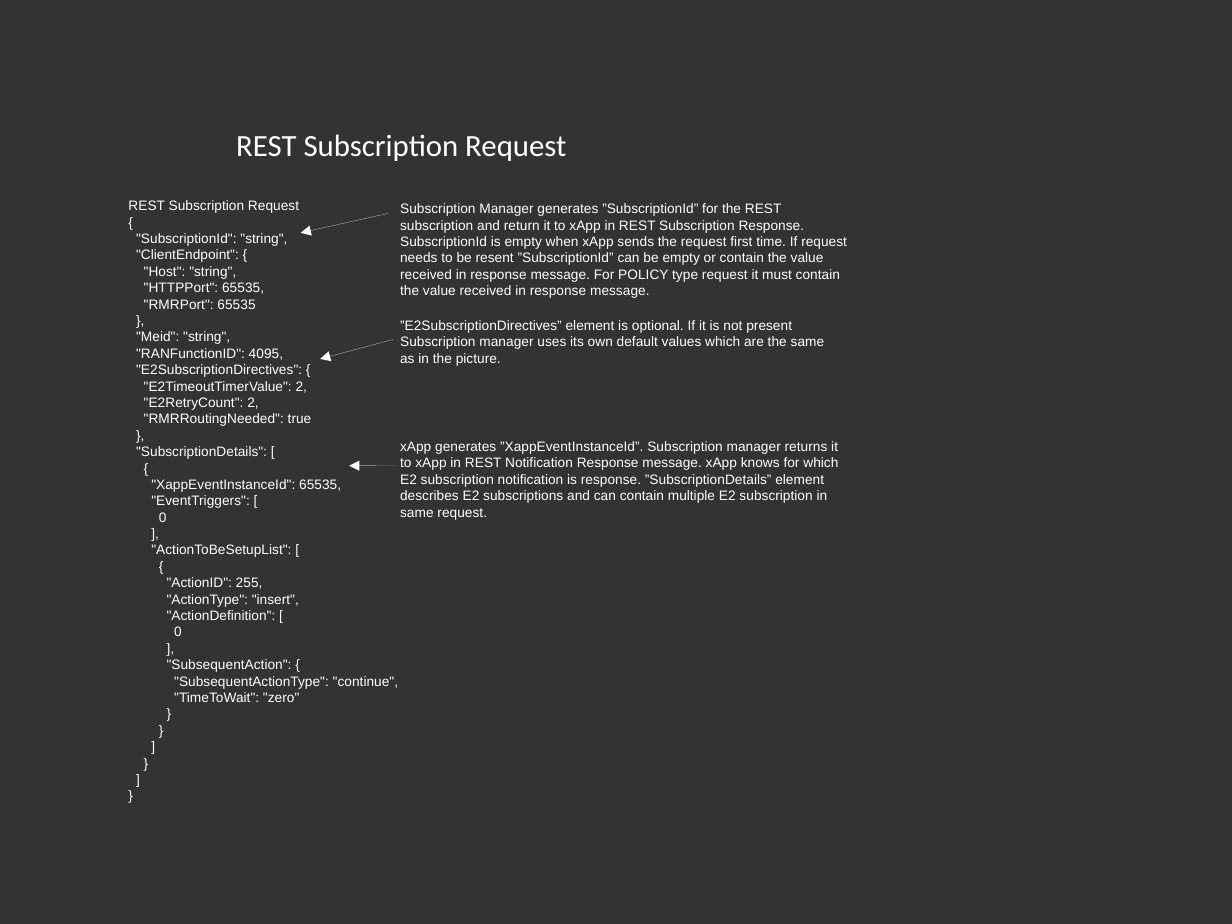
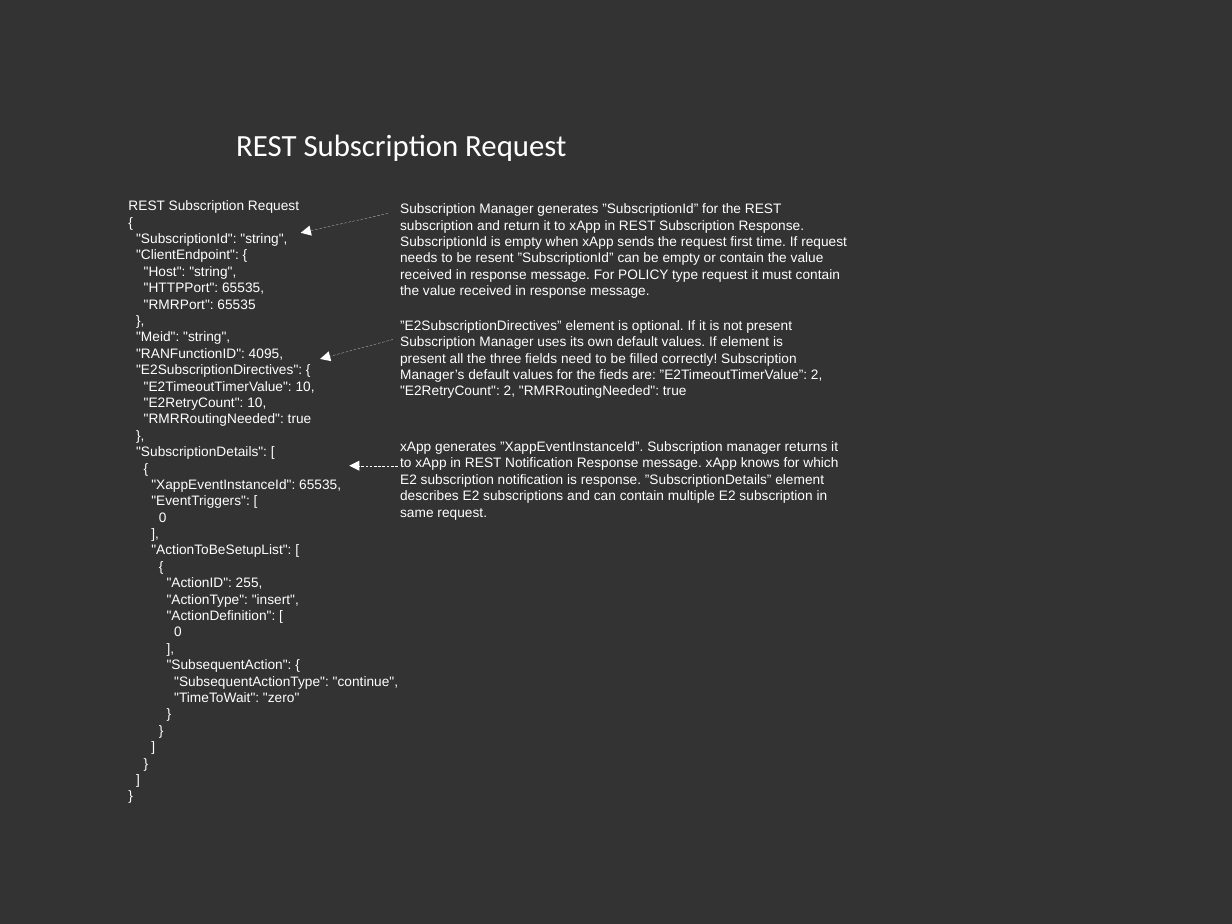
Before and after one commit to o-ran-sc/ric-plt-submgr, a slide deck: slide 11 of docs/images/source/SubManager REST pictures.odp. Drawn at 1232x924 pixels with LibreOffice and Linux fonts; fonts in the diff are those of the drawing. Boxes give left, top, right and bottom in pixels: in the first picture for what was removed or moved away, otherwise in the second. Text is boxed around its words. In the diff, an @@ line names an element or a change of style, - is before the commit and + after.

Commit message:
Subscription REST interface update  - xapp-frame update v0.8.5 -> v0.9.3  - Added REST interface chages introduced in new xapp-frame  - Document updated  - Added workarouds in dockerfile for outdated base image problem

```diff
--- a/docs/images/source/SubManager REST pictures.odp
+++ b/docs/images/source/SubManager REST pictures.odp
@@ text at bbox=[400, 320, 822, 398]: text changed @@
-”E2SubscriptionDirectives” element is optional. If it is not present Subscription manager uses its own default values which are the same as in the picture.
+”E2SubscriptionDirectives” element is optional. If it is not present Subscription Manager uses its own default values. If element is present all the three fields need to be filled correctly! Subscription Manager’s default values for the fieds are: ”E2TimeoutTimerValue”: 2, "E2RetryCount": 2, "RMRRoutingNeeded": true
@@ text at bbox=[144, 381, 315, 410]: text changed @@
-"E2TimeoutTimerValue": 2,
-"E2RetryCount": 2,
+"E2TimeoutTimerValue": 10,
+"E2RetryCount": 10,
```
Also in this commit, not shown: 4 other slides changed, 12 other files.
